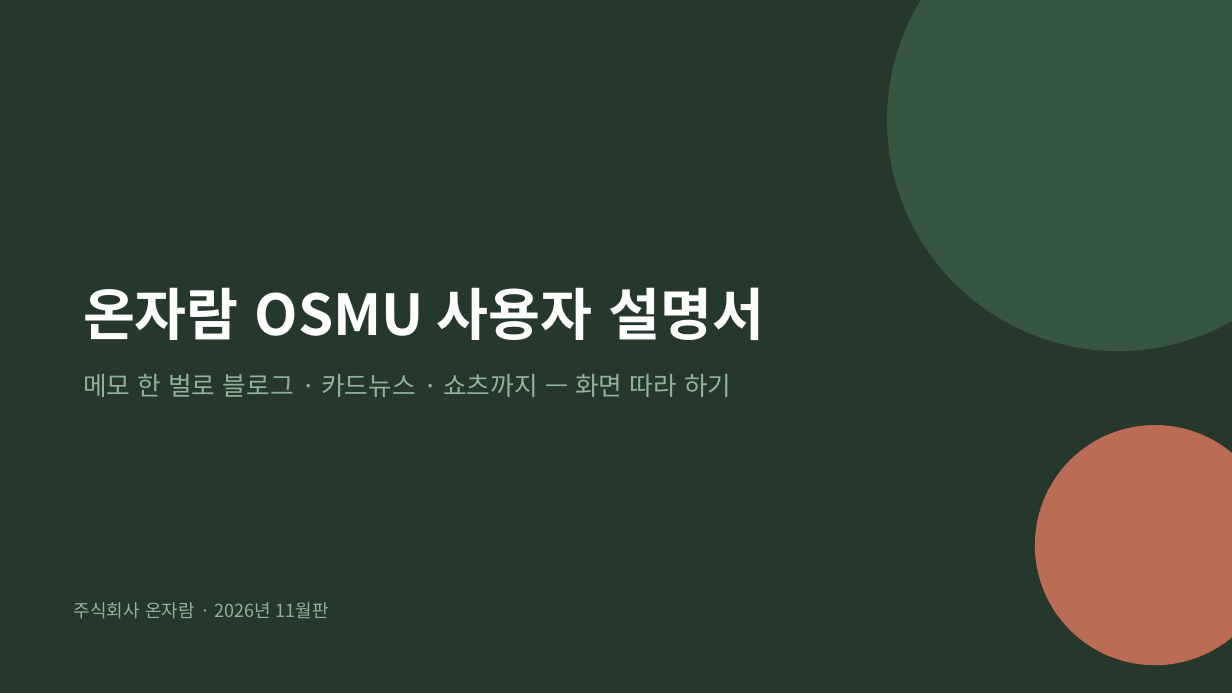
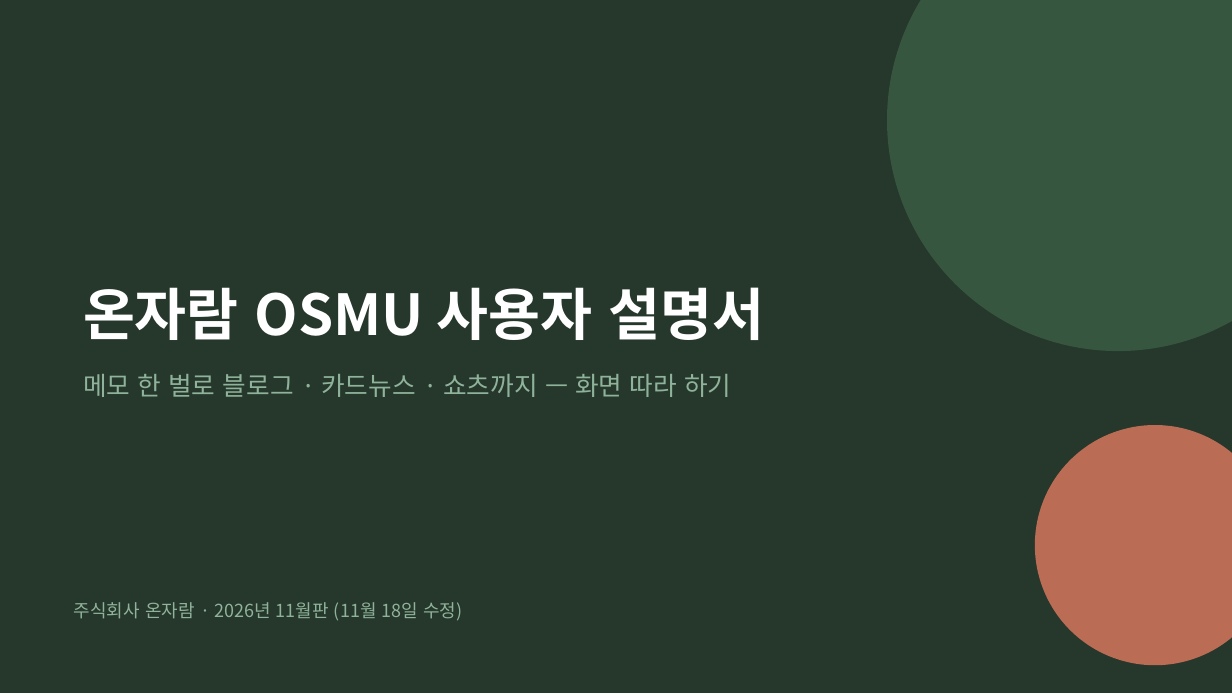
Before and after one commit to JaewooLee-AI/OSMU_onjaram, a slide deck: slide 1 of docs/manual/온자람_OSMU_사용자설명서.pptx. Drawn at 1232x693 pixels with LibreOffice and Linux fonts; fonts in the diff are those of the drawing. Boxes give left, top, right and bottom in pixels: in the first picture for what was removed or moved away, otherwise in the second. Text is boxed around its words. In the diff, an @@ line names an element or a change of style, - is before the commit and + after.

```diff
--- a/docs/manual/온자람_OSMU_사용자설명서.pptx
+++ b/docs/manual/온자람_OSMU_사용자설명서.pptx
@@ text at [74, 602, 462, 621]: text changed @@
-주식회사 온자람 · 2026년 11월판
+주식회사 온자람 · 2026년 11월판 (11월 18일 수정)
```
Also in this commit, not shown: 9 other slides changed, 3 slides added, 1 slide removed, 7 other files.
